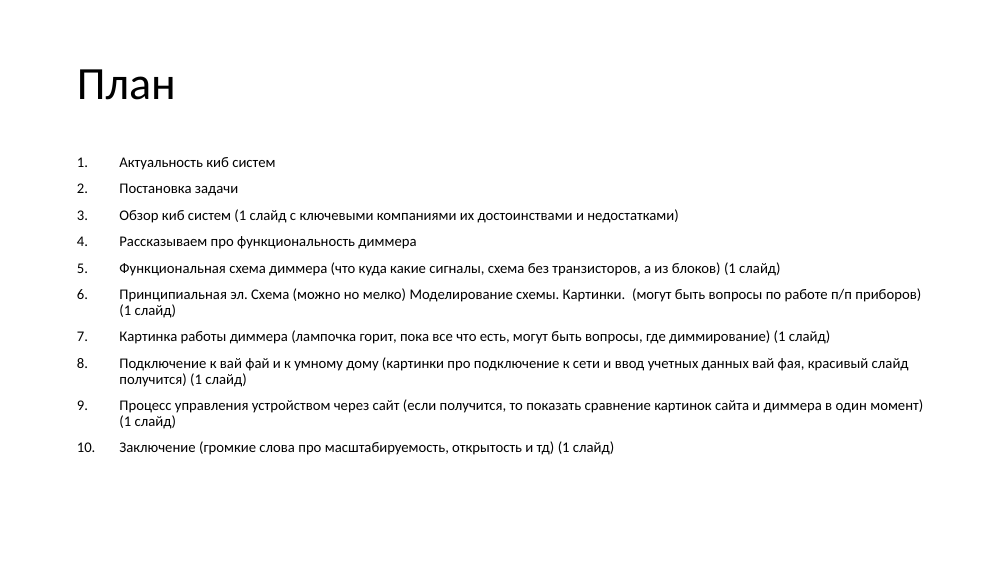
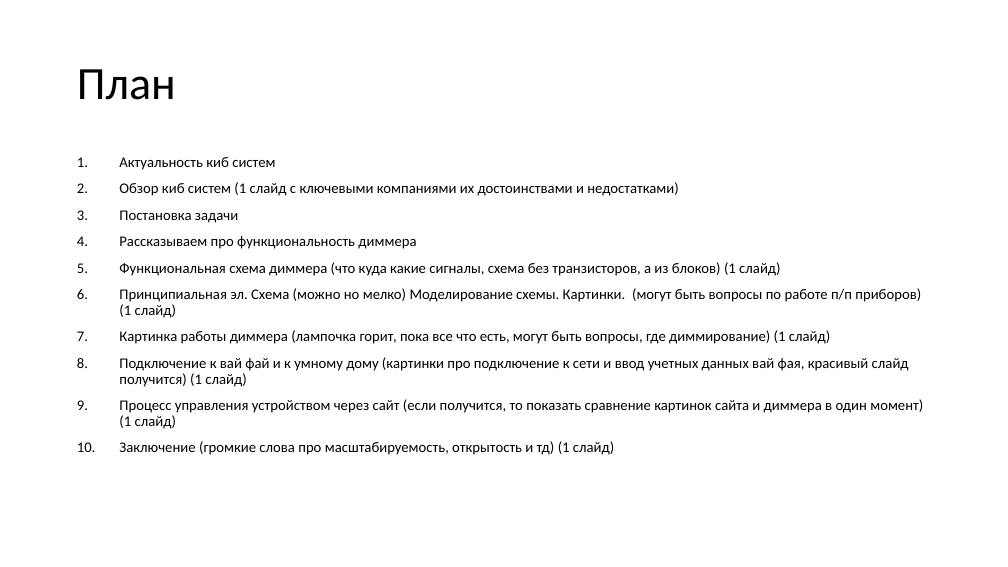
Before and after one commit to kaf3/dimmer, a slide deck: slide 2 of Презентация1.pptx. Drawn at 1008x567 pixels with LibreOffice and Linux fonts; fonts in the diff are those of the drawing. Boxes give left, top, right and bottom in pixels: in the first picture for what was removed or moved away, otherwise in the second. Text is boxed around its words. In the diff, an @@ line names an element or a change of style, - is before the commit and + after.

```diff
--- a/Презентация1.pptx
+++ b/Презентация1.pptx
@@ text at (119,182,679,196): paragraph added @@
+2. Обзор киб систем (1 слайд с ключевыми компаниями их достоинствами и недостатками)
@@ text at (119,209,679,223): paragraph removed @@
-3. Обзор киб систем (1 слайд с ключевыми компаниями их достоинствами и недостатками)
```
Also in this commit, not shown: 2 other slides changed, 2 slides added, 1 other file.
